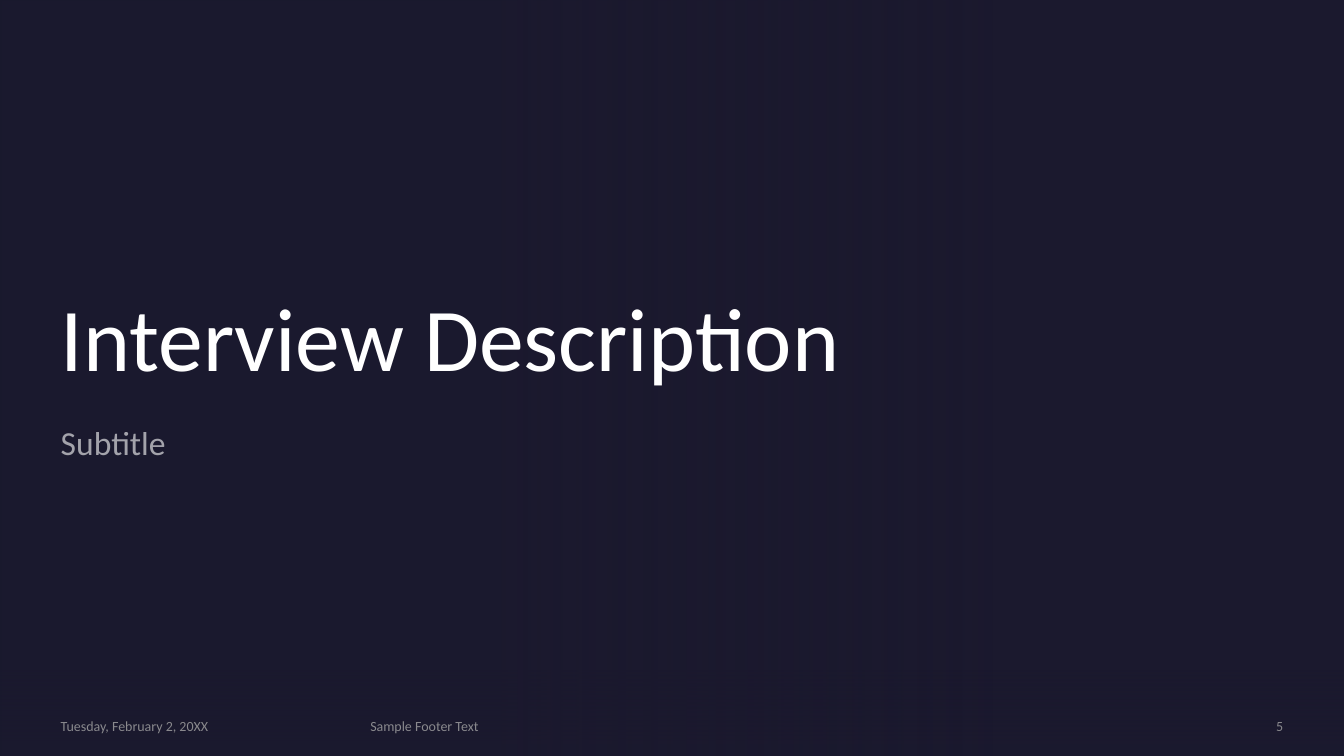
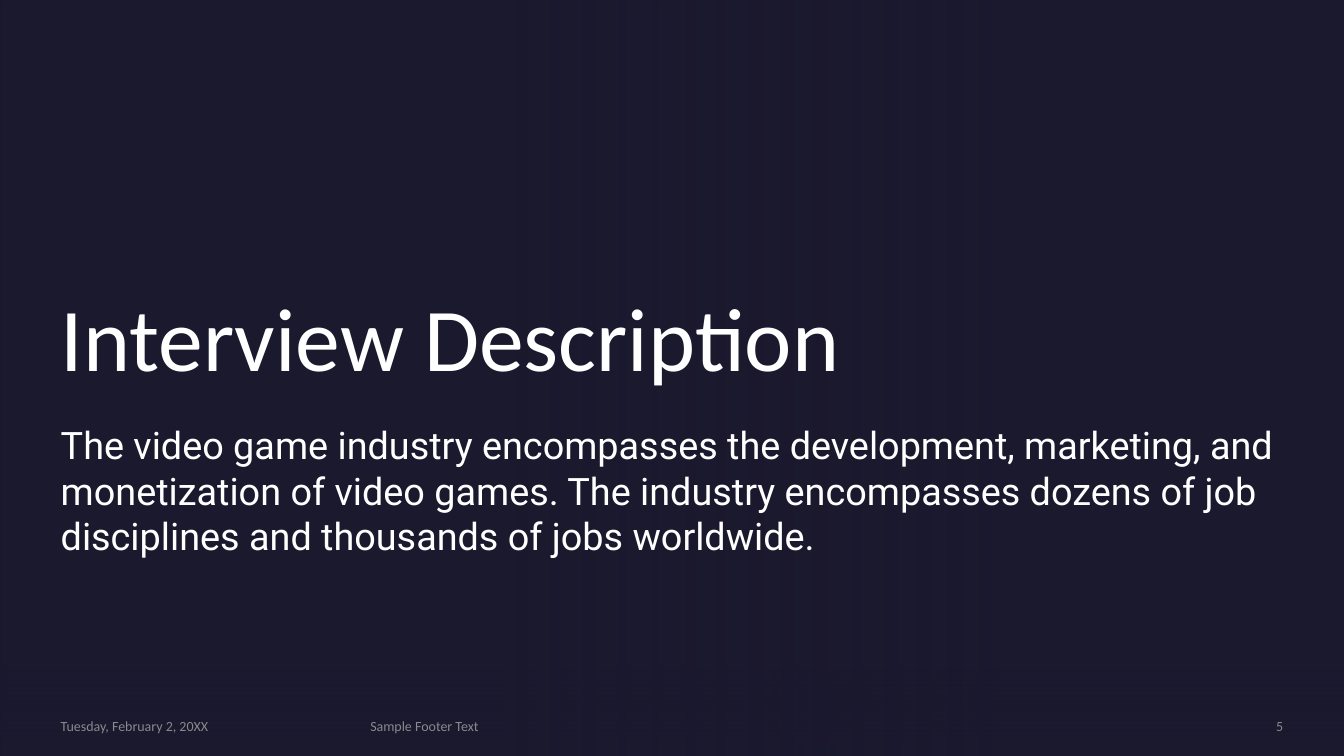
Before and after one commit to Digital-Tech-KKHS/10dtc-computer-hardware-cmaregele, a slide deck: slide 5 of Presentation Template.pptx. Drawn at 1344x756 pixels with LibreOffice and Linux fonts; fonts in the diff are those of the drawing; background and template pictures are left out. Boxes give left, top, right and bottom in pixels: in the first picture for what was removed or moved away, otherwise in the second. Text is boxed around its words. In the diff, an @@ line names an element or a change of style, - is before the commit and + after.

```diff
--- a/Presentation Template.pptx
+++ b/Presentation Template.pptx
@@ subtitle at (61, 430, 1273, 558): text changed; size 24 to 27 pt; font Calibri to Roboto; text colour #FFFFFF at 60% opacity to #FFFFFF @@
-Subtitle
+The video game industry encompasses the development, marketing, and monetization of video games. The industry encompasses dozens of job disciplines and thousands of jobs worldwide.
```
Also in this commit, not shown: 6 other slides changed, 1 slide added, 2 other files.
